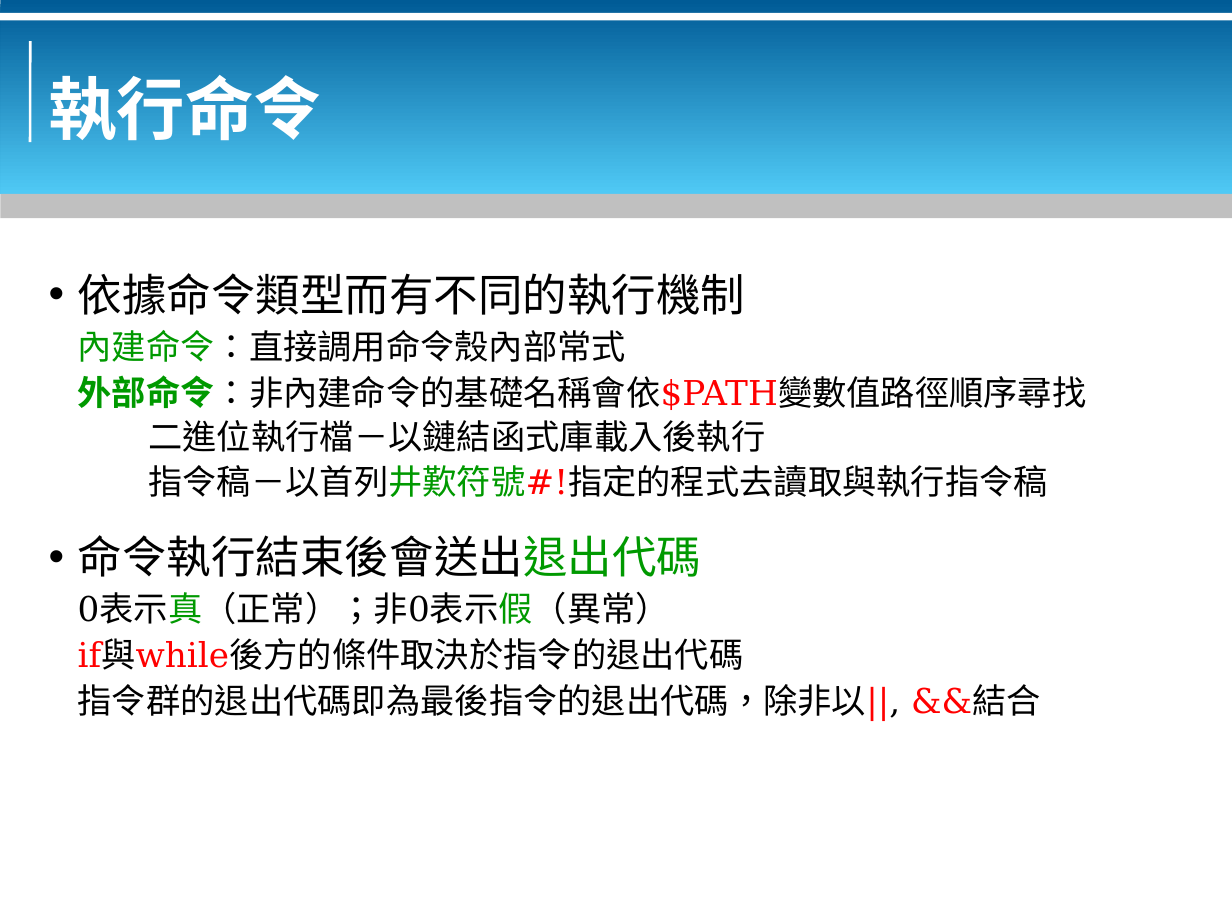
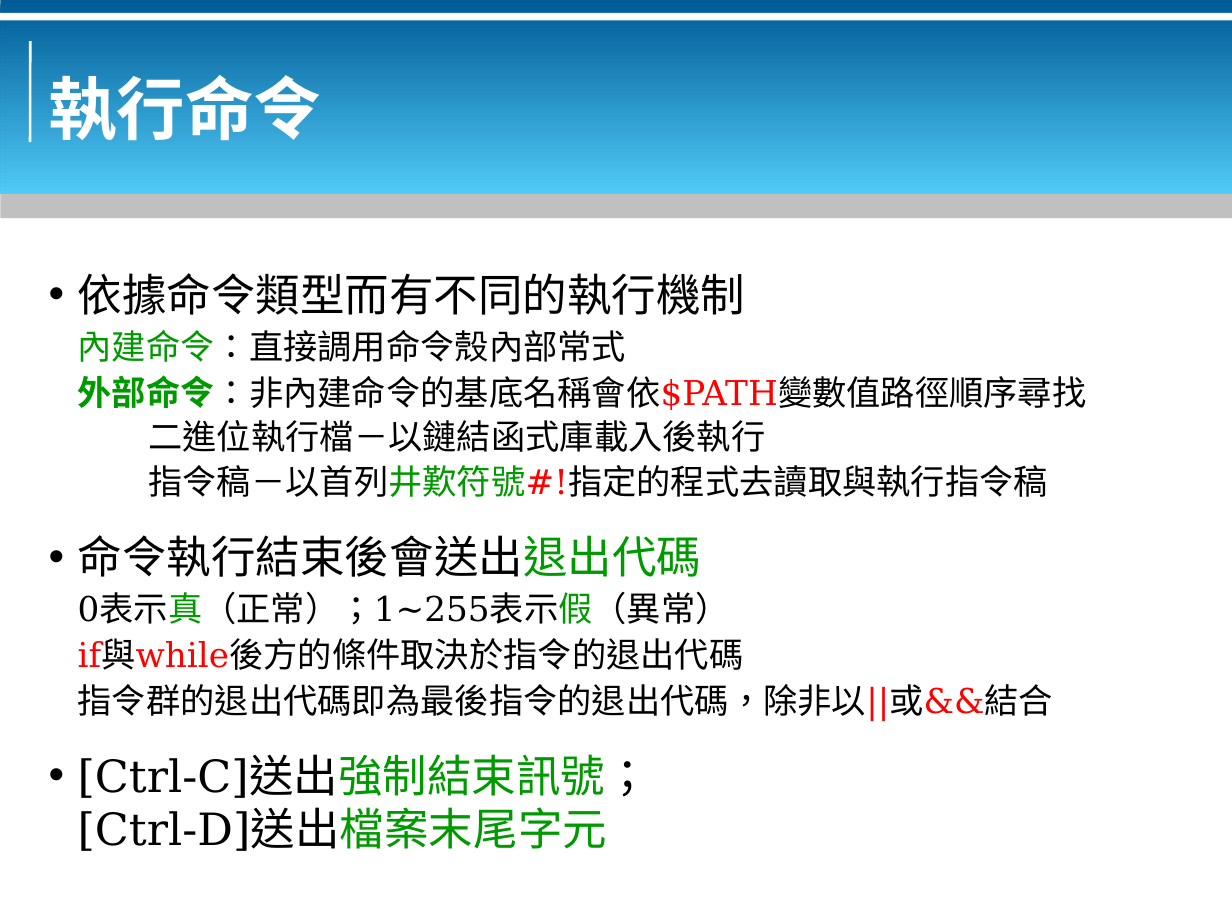
Before and after one commit to bluebat/.presentations, a slide deck: slide 16 of bash-basics.odp. Drawn at 1232x924 pixels with LibreOffice and Linux fonts; fonts in the diff are those of the drawing; background and template pictures are left out. Boxes give left, top, right and bottom in pixels: in the first picture for what was removed or moved away, otherwise in the second. Text is boxed around its words. In the diff, an @@ line names an element or a change of style, - is before the commit and + after.

```diff
--- a/bash-basics.odp
+++ b/bash-basics.odp
@@ text at box(78, 375, 1087, 410): text changed @@
-外部命令：非內建命令的基礎名稱會依$PATH變數值路徑順序尋找
+外部命令：非內建命令的基底名稱會依$PATH變數值路徑順序尋找
@@ text at box(78, 594, 730, 625): text changed @@
-0表示真（正常）；非0表示假（異常）
+0表示真（正常）；1~255表示假（異常）
@@ text at box(78, 684, 1054, 851): text changed; size 20 to 26 pt @@
-指令群的退出代碼即為最後指令的退出代碼，除非以||, &&結合
+指令群的退出代碼即為最後指令的退出代碼，除非以||或&&結合
+• [Ctrl-C]送出強制結束訊號； [Ctrl-D]送出檔案末尾字元
```
Also in this commit, not shown: 15 other slides changed, 2 other files.
